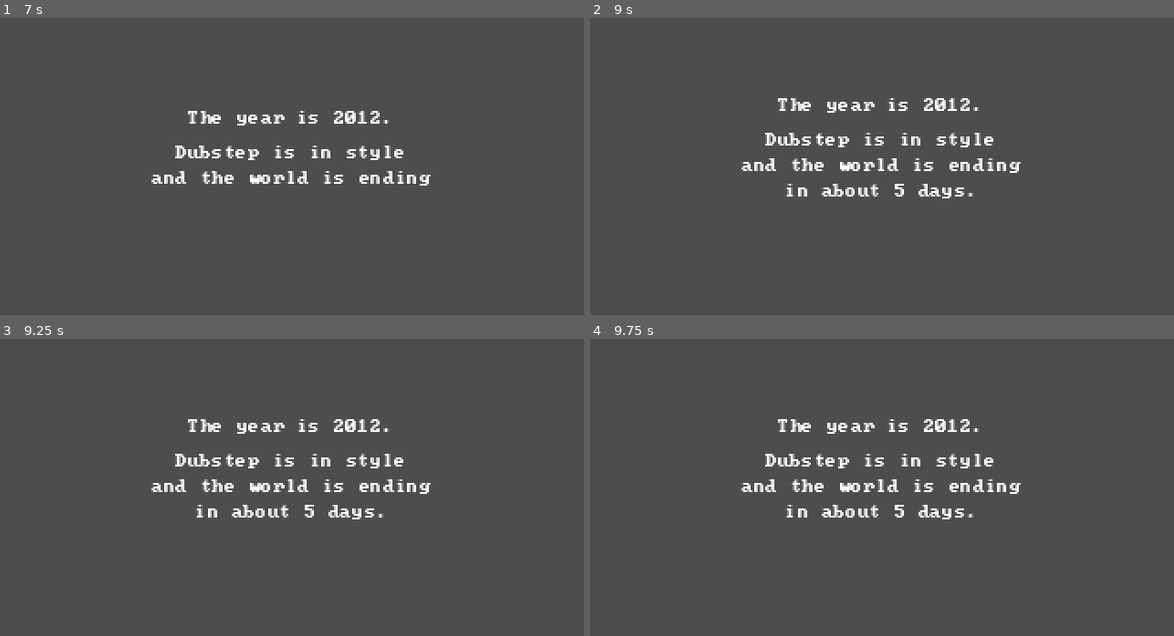
Above: before the commit, frames 1-4 (two rows, left to right).
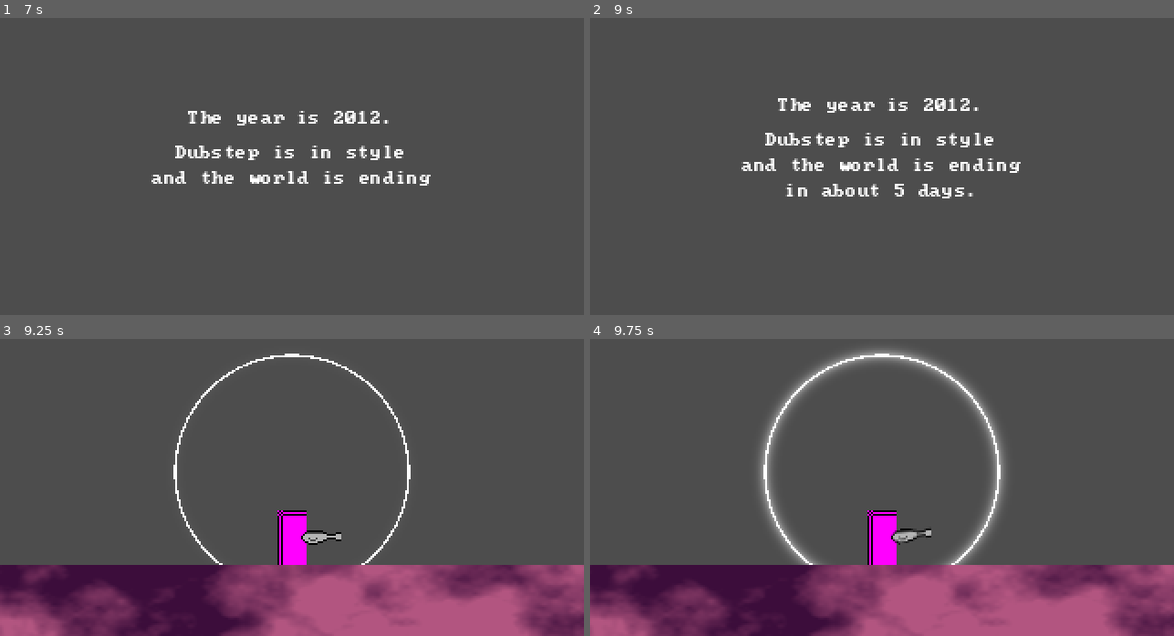
Above: after the commit, the same moments.

Repository: otherotherjosh/RhythmShooter
Game: Godot game, scene res://scenes/init.tscn
The game is run twice, just before and just after one commit, with the same random seed, the same clock (stepped at 60 frames per second) and the same inputs. Sound files missing from this copy of the repository are replaced by a short silence.
Inputs (mouse positions are in pixels of both pictures, inside the frame that each line leads up to):
- Up to frame 1 (7 s): tap Enter at 0.5, 2, 3.5 s; move the mouse to (420, 133) at 0.52 s; click (420, 133) at 0.67 s; tap Space at 1.25, 2.75, 4.25 s; drag from (175, 166) to (262, 216) at 1.27 s; move the mouse to (350, 77) at 2.02 s; click (350, 77) at 2.17 s; drag from (262, 216) to (116, 101) at 2.77 s; move the mouse to (467, 199) at 3.52 s; click (467, 199) at 3.67 s; drag from (116, 101) to (204, 68) at 4.27 s; move the mouse to (321, 151) at 5.02 s; click (321, 151) at 5.17 s; drag from (204, 68) to (175, 166) at 5.77 s; move the mouse to (420, 133) at 6.52 s; click (420, 133) at 6.67 s
- Up to frame 2 (9 s): drag from (765, 166) to (852, 216) at 7.27 s; move the mouse to (940, 77) at 8.02 s; click (940, 77) at 8.17 s; drag from (852, 216) to (706, 101) at 8.77 s
- Up to frame 3 (9.25 s): no input
- Up to frame 4 (9.75 s): move the mouse to (1057, 520) at 9.52 s; click (1057, 520) at 9.67 s

Frames 1-2 are identical in both runs. In frame 3, 28% of the frame differs, in the area x 0-100%, y 4-100%; in frame 4, 32%, in the area x 0-100%, y 3-100%.

Commit message:
feat: add level loading

Diff:
--- a/global/global.gd
+++ b/global/global.gd
@@ -3,6 +3,7 @@
 
 const SCENE_MENU := preload("res://scenes/menu/main_menu.tscn")
 const SCENE_INTRO := preload("res://scenes/intro/intro.tscn")
+const SCENE_LEVEL_PATH := "res://scenes/level {0}/level_{0}.tscn"
 const SAVE_DATA_PATH := "user://save_data.json"
 
 var save: Dictionary:
@@ -14,6 +15,13 @@
 		init_save_data()
 		return
 	load_save_data()
+
+
+func load_level(level: int) -> void:
+	var path := SCENE_LEVEL_PATH.format([level])
+	if not FileAccess.file_exists(path):
+		return
+	get_tree().change_scene_to_file(path)
 
 
 func init_save_data() -> void:
--- a/scenes/intro/intro_scene.gd
+++ b/scenes/intro/intro_scene.gd
@@ -11,3 +11,4 @@
 	for label in labels:
 		label.visible = true
 		await get_tree().create_timer(2).timeout
+	Global.load_level(0)
--- /dev/null
+++ b/scenes/level 0/level_0.gd
@@ -0,0 +1,4 @@
+extends Node2D
+
+
+@export var events: Array[Resource]
--- /dev/null
+++ b/scenes/level 0/level_0.tscn
@@ -0,0 +1,187 @@
+[gd_scene load_steps=27 format=3 uid="uid://bunc11gay4111"]
+
+[ext_resource type="Shader" uid="uid://dhby0wglrfbcf" path="res://beatmaps/beat_target_circle.gdshader" id="1_q6pay"]
+[ext_resource type="Script" uid="uid://bruyhj78bfi5y" path="res://scenes/level 0/level_0.gd" id="1_wsynf"]
+[ext_resource type="Script" uid="uid://hlf2e32jk0gw" path="res://beatmaps/beat_target_circle.gd" id="2_wsynf"]
+[ext_resource type="AudioStream" uid="uid://c17l5k674apyw" path="res://beatmaps/metronome.ogg" id="3_lt07b"]
+[ext_resource type="Script" uid="uid://cp0b06k6ou4cp" path="res://run n gun/player/player.gd" id="4_qrop8"]
+[ext_resource type="Script" uid="uid://c3q2gwvedso8f" path="res://run n gun/player/gun.gd" id="5_frnse"]
+[ext_resource type="Texture2D" uid="uid://ciswcqowsdlof" path="res://run n gun/player/gun.png" id="6_ei05y"]
+[ext_resource type="Shader" uid="uid://3dgar3u7ajoj" path="res://run n gun/player/laser_beam.gdshader" id="7_e7ute"]
+[ext_resource type="Script" uid="uid://caecimiap0ffe" path="res://run n gun/player/gun_laser_beam.gd" id="8_sgldt"]
+[ext_resource type="Script" uid="uid://cxufssf4fvxi7" path="res://run n gun/player/gun_laser_beam_animation_step.gd" id="9_fs3nx"]
+
+[sub_resource type="ShaderMaterial" id="ShaderMaterial_6vd6s"]
+shader = ExtResource("1_q6pay")
+shader_parameter/color = Vector3(1, 1, 1)
+shader_parameter/scale = 1.0
+shader_parameter/glow_multiplier = 1.0
+
+[sub_resource type="Gradient" id="Gradient_2e44y"]
+colors = PackedColorArray(0, 0, 0, 0, 1, 1, 1, 1)
+
+[sub_resource type="GradientTexture1D" id="GradientTexture1D_0txri"]
+gradient = SubResource("Gradient_2e44y")
+width = 1
+
+[sub_resource type="PlaceholderTexture2D" id="PlaceholderTexture2D_oolle"]
+size = Vector2(16, 30)
+
+[sub_resource type="CapsuleShape2D" id="CapsuleShape2D_g0t7e"]
+radius = 8.0
+
+[sub_resource type="ShaderMaterial" id="ShaderMaterial_cko67"]
+shader = ExtResource("7_e7ute")
+shader_parameter/random_seed = 0
+shader_parameter/width = 9.0
+shader_parameter/falloff = 25.0
+shader_parameter/waves = 44.06
+shader_parameter/wave_height = 0.02
+shader_parameter/wave_speed = 55.855
+shader_parameter/waves_2 = 69.005
+shader_parameter/wave_2_height = 0.03
+shader_parameter/wave_2_speed = 67.995
+shader_parameter/waves_3 = 90.835
+shader_parameter/wave_3_speed = 72.475
+shader_parameter/wave_3_height = 0.05
+shader_parameter/start_zone = 0.03
+shader_parameter/start_scale = 0.2
+shader_parameter/length = 1.0
+
+[sub_resource type="Gradient" id="Gradient_o1ksd"]
+offsets = PackedFloat32Array(0.130597, 0.309702, 0.488806, 0.664179)
+colors = PackedColorArray(0.2, 0.8, 1, 1, 0.713333, 0.57, 1, 1, 1, 0.41, 0.980333, 1, 1, 0.664333, 0.62, 1)
+
+[sub_resource type="GradientTexture2D" id="GradientTexture2D_yccai"]
+gradient = SubResource("Gradient_o1ksd")
+width = 256
+height = 15
+fill_from = Vector2(0, 1)
+
+[sub_resource type="Resource" id="Resource_pv6y8"]
+script = ExtResource("9_fs3nx")
+width = 1.5
+wave_height = 0.1
+start_zone = 0.0
+metadata/_custom_type_script = "uid://cxufssf4fvxi7"
+
+[sub_resource type="Resource" id="Resource_8p2bc"]
+script = ExtResource("9_fs3nx")
+width = 10.0
+wave_height = 0.05
+start_zone = 0.01
+metadata/_custom_type_script = "uid://cxufssf4fvxi7"
+
+[sub_resource type="Resource" id="Resource_p7si3"]
+script = ExtResource("9_fs3nx")
+width = 9.0
+wave_height = 0.05
+start_zone = 0.03
+metadata/_custom_type_script = "uid://cxufssf4fvxi7"
+
+[sub_resource type="Resource" id="Resource_ux6jy"]
+script = ExtResource("9_fs3nx")
+width = 8.0
+wave_height = 0.02
+start_zone = 0.05
+metadata/_custom_type_script = "uid://cxufssf4fvxi7"
+
+[sub_resource type="Gradient" id="Gradient_hlyqt"]
+offsets = PackedFloat32Array(0.256506, 0.728625)
+colors = PackedColorArray(0.236915, 0.0535453, 0.231621, 1, 0.699029, 0.33709, 0.502949, 1)
+metadata/_snap_count = 19
+
+[sub_resource type="FastNoiseLite" id="FastNoiseLite_hlyqt"]
+noise_type = 5
+
+[sub_resource type="NoiseTexture2D" id="NoiseTexture2D_co1sm"]
+width = 1024
+height = 128
+color_ramp = SubResource("Gradient_hlyqt")
+noise = SubResource("FastNoiseLite_hlyqt")
+
+[sub_resource type="WorldBoundaryShape2D" id="WorldBoundaryShape2D_gjce4"]
+
+[node name="Level0" type="Node2D"]
+script = ExtResource("1_wsynf")
+events = Array[Resource]([null])
+
+[node name="CanvasLayer" type="CanvasLayer" parent="."]
+layer = -1
+
+[node name="BeatTargetCircle" type="Sprite2D" parent="CanvasLayer"]
+show_behind_parent = true
+material = SubResource("ShaderMaterial_6vd6s")
+position = Vector2(160, 90)
+scale = Vector2(320, 320)
+texture = SubResource("GradientTexture1D_0txri")
+script = ExtResource("2_wsynf")
+
+[node name="Metronome" type="AudioStreamPlayer" parent="."]
+stream = ExtResource("3_lt07b")
+volume_db = -6.0
+
+[node name="Player" type="CharacterBody2D" parent="."]
+position = Vector2(0, 126)
+script = ExtResource("4_qrop8")
+
+[node name="Camera2D" type="Camera2D" parent="Player"]
+limit_bottom = 180
+position_smoothing_enabled = true
+position_smoothing_speed = 25.0
+
+[node name="Sprite2D" type="Sprite2D" parent="Player"]
+texture = SubResource("PlaceholderTexture2D_oolle")
+
+[node name="CollisionShape2D" type="CollisionShape2D" parent="Player"]
+shape = SubResource("CapsuleShape2D_g0t7e")
+
+[node name="Gun" type="Node2D" parent="Player"]
+position = Vector2(5, 0)
+script = ExtResource("5_frnse")
+
+[node name="Sprite2D" type="Sprite2D" parent="Player/Gun"]
+position = Vector2(11, -1.23978e-05)
+texture = ExtResource("6_ei05y")
+
+[node name="LaserBeam" type="Sprite2D" parent="Player/Gun"]
+material = SubResource("ShaderMaterial_cko67")
+position = Vector2(22, -0.695724)
+scale = Vector2(1, 1.12753)
+texture = SubResource("GradientTexture2D_yccai")
+centered = false
+offset = Vector2(0, -7.365)
+script = ExtResource("8_sgldt")
+animation_frames = Array[ExtResource("9_fs3nx")]([SubResource("Resource_pv6y8"), SubResource("Resource_8p2bc"), SubResource("Resource_p7si3"), SubResource("Resource_ux6jy")])
+
+[node name="FrameTimer" type="Timer" parent="Player/Gun/LaserBeam"]
+wait_time = 0.05
+
+[node name="RayCast2D" type="RayCast2D" parent="Player/Gun/LaserBeam"]
+target_position = Vector2(256, 0)
+collision_mask = 3
+hit_from_inside = true
+
+[node name="IdleTimer" type="Timer" parent="Player/Gun"]
+process_callback = 0
+one_shot = true
+
+[node name="Ground" type="Node2D" parent="."]
+
+[node name="Parallax2D" type="Parallax2D" parent="Ground"]
+repeat_size = Vector2(512, 0)
+repeat_times = 999
+
+[node name="Sprite2D" type="Sprite2D" parent="Ground/Parallax2D"]
+position = Vector2(0, 161)
+scale = Vector2(0.5, 0.3125)
+texture = SubResource("NoiseTexture2D_co1sm")
+
+[node name="StaticBody2D" type="StaticBody2D" parent="Ground"]
+position = Vector2(0, 141)
+
+[node name="CollisionShape2D" type="CollisionShape2D" parent="Ground/StaticBody2D"]
+shape = SubResource("WorldBoundaryShape2D_gjce4")
+
+[connection signal="fire_direction_changed" from="Player/Gun" to="Player" method="_on_gun_fire_direction_changed"]
+[connection signal="timeout" from="Player/Gun/IdleTimer" to="Player/Gun" method="_on_idle_timer_timeout"]
Not shown, added: scenes/level 0/level_0.gd.uid
